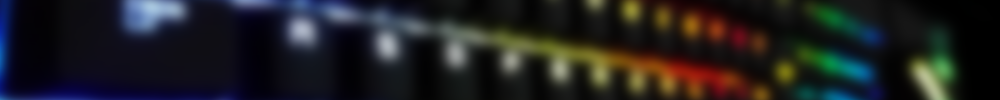
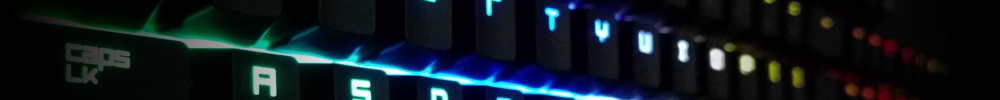
Revision of a layered (1000, 100) image; what changed, layer by layer:
removed layer "IMG_20160917_185420.jpg" over (0, 0, 990, 100)
added layer "Gradients" above "IMG_20160917_185416" over (0, 0, 990, 100)
added layer "IMG_20160917_185416" over (0, 0, 990, 100)
